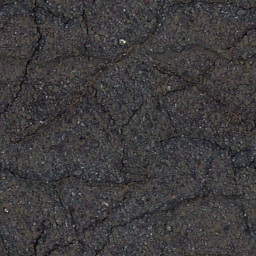
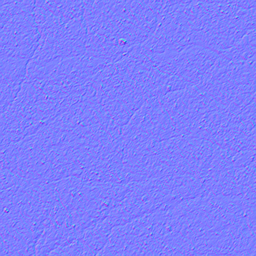
Comparing the layer stacks of the two w=256, h=256 images. Changes:
added layer "Hintergrund-Kopie#2" above "Hintergrund-Kopie#1" over (0, 0, 256, 256)
added layer "Hintergrund-Kopie#1" above "Hintergrund-Kopie" over (0, 0, 256, 256)
added layer "Hintergrund-Kopie" above "Hintergrund" over (0, 0, 256, 256)
